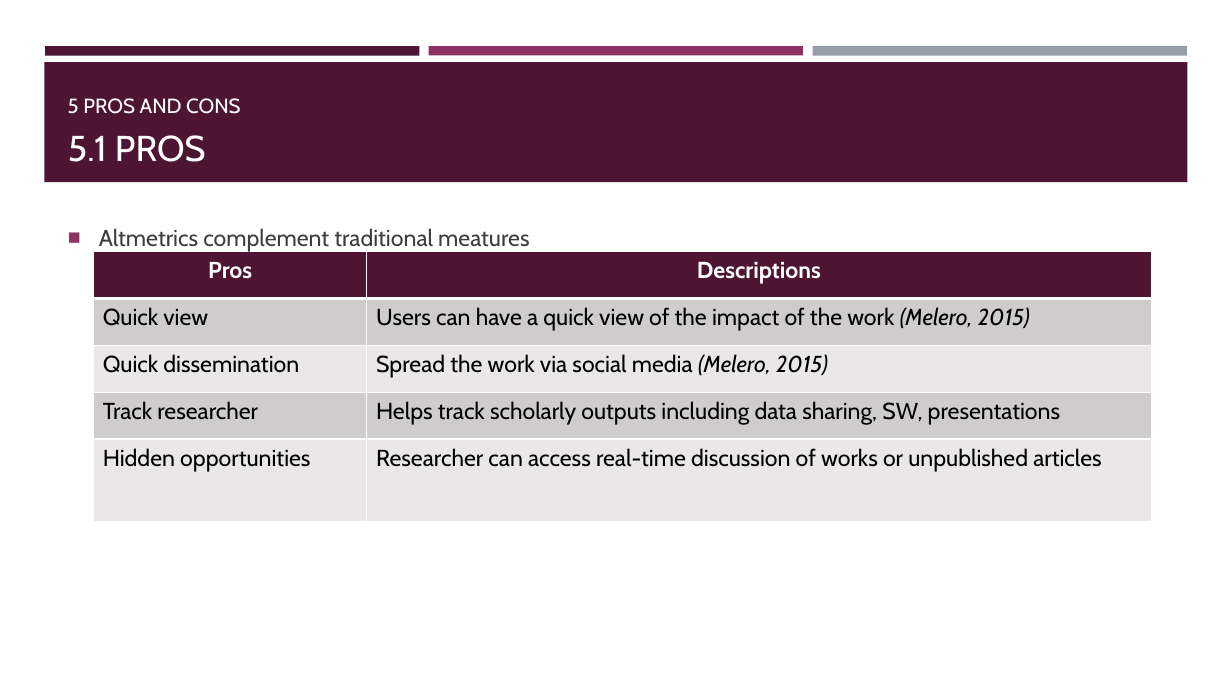
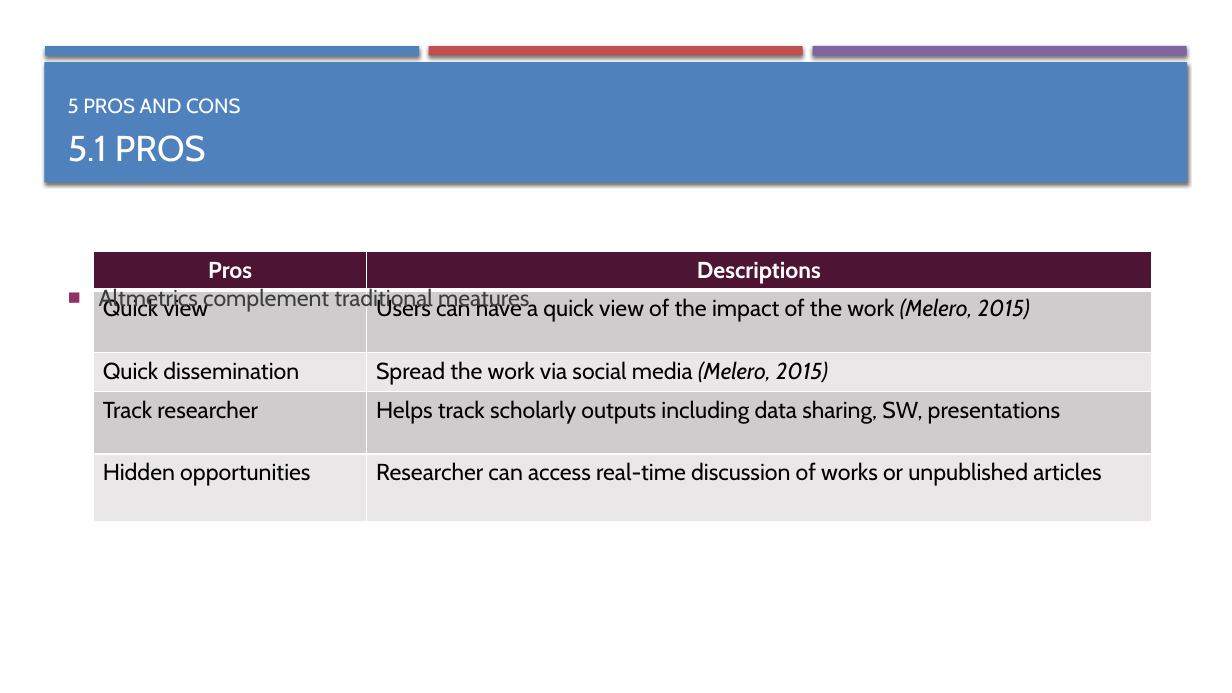
Before and after one commit to Hweemyoung/mastersdegree, a slide deck: slide 17 of altmetrics/presen/01/Altmetrics(1).pptx. Drawn at 1232x693 pixels with LibreOffice and Linux fonts; fonts in the diff are those of the drawing. Boxes give left, top, right and bottom in pixels: in the first picture for what was removed or moved away, otherwise in the second. Text is boxed around its words. In the diff, an @@ line names an element or a change of style, - is before the commit and + after.

```diff
--- a/altmetrics/presen/01/Altmetrics(1).pptx
+++ b/altmetrics/presen/01/Altmetrics(1).pptx
@@ rectangle at [45,46,420,55]: fill #4D1434 to #4F81BD; shadow on @@
@@ rectangle at [429,46,803,55]: fill #903163 to #C0504D; shadow on @@
@@ rectangle at [812,46,1187,56]: fill #969FA7 to #8064A2; shadow on @@
@@ rectangle at [44,62,1188,182]: fill #4D1434 to #4F81BD; shadow on @@
@@ text "Altmetrics complement traditional meatures" at [99,286,529,312]: less space between paragraphs @@
@@ table at [93,251,1152,521] @@
@@ fill #D0CCCE to #CFCCCD in 4 cells @@
@@ borders changed @@
```
Also in this commit, not shown: 19 other slides changed, 3 other files.
